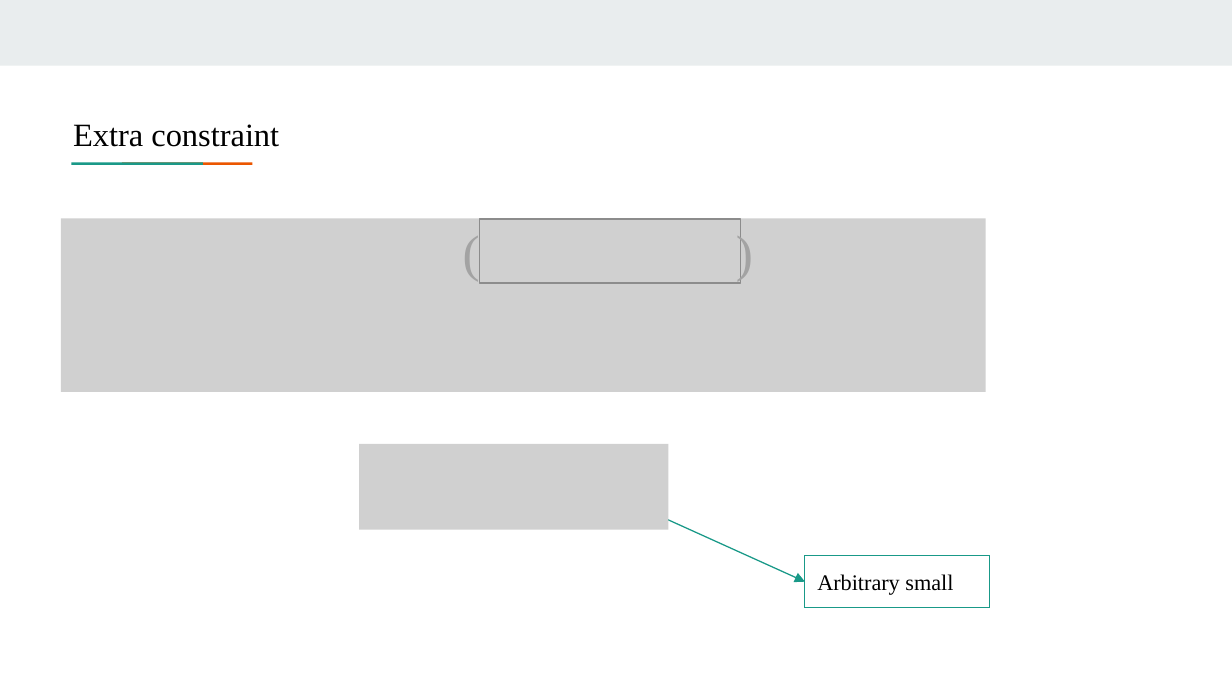
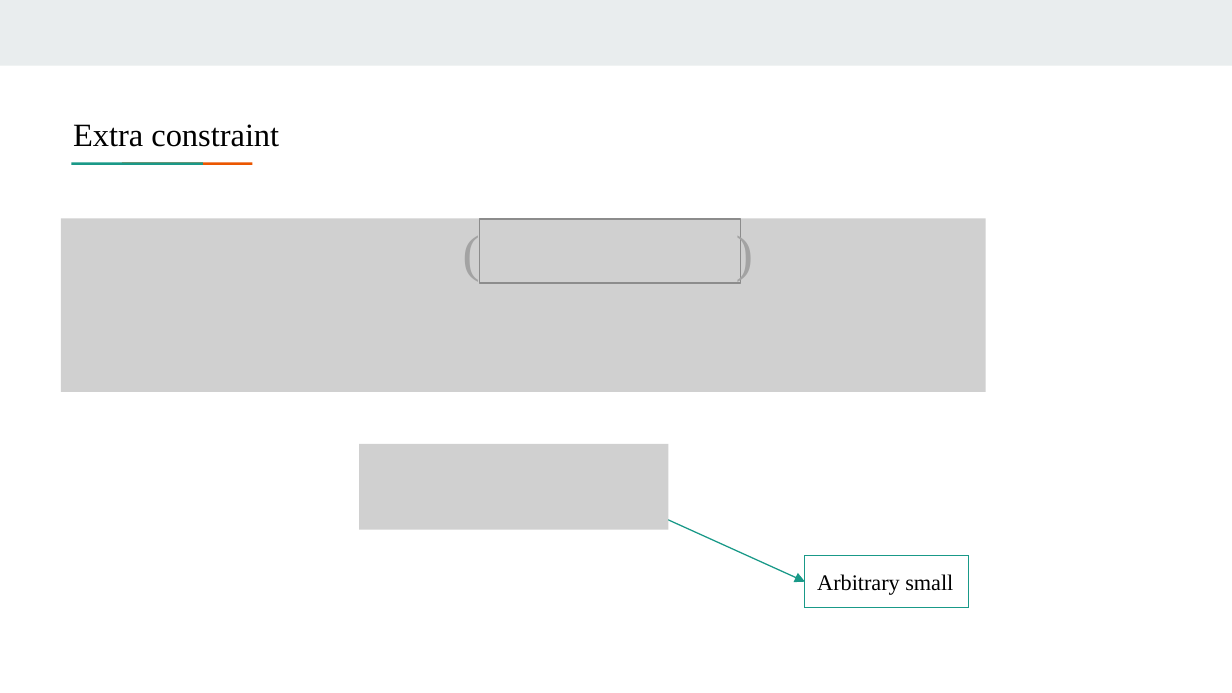
Before and after one commit to saraserafino/WirelessChargingLanes-Optimisation, a slide deck: slide 17 of presentation.pptx. Drawn at 1232x693 pixels with LibreOffice and Linux fonts; fonts in the diff are those of the drawing; grey boxes stand for pictures. Boxes give left, top, right and bottom in pixels: in the first picture for what was removed or moved away, otherwise in the second. Text is boxed around its words. In the diff, an @@ line names an element or a change of style, - is before the commit and + after.

```diff
--- a/presentation.pptx
+++ b/presentation.pptx
@@ rectangle "Arbitrary small": place and size @@
-rectangle "Arbitrary small" at [804, 556, 989, 607]
+rectangle "Arbitrary small" at [804, 556, 968, 607]
```
Also in this commit, not shown: 3 other slides changed, 3 slides added.
